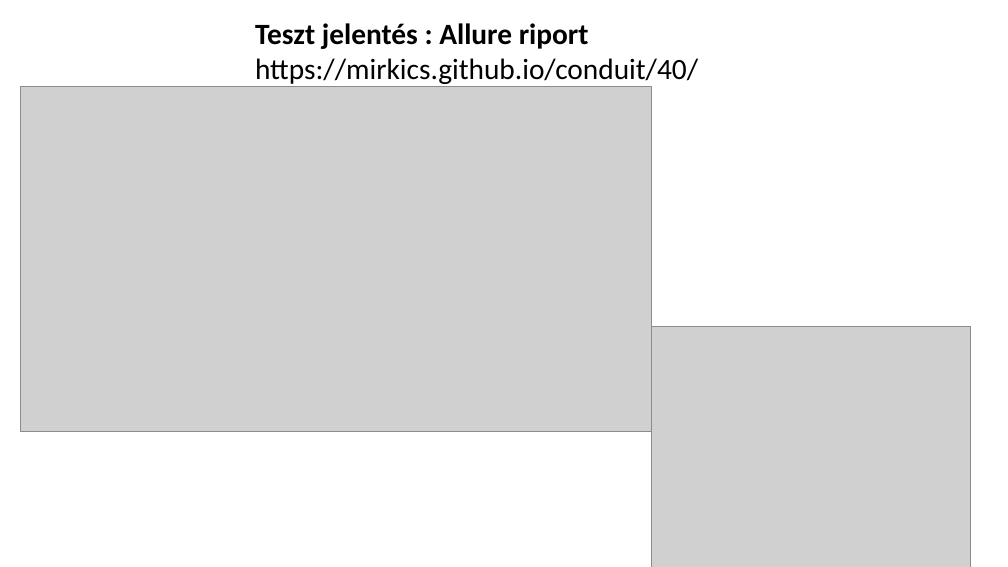
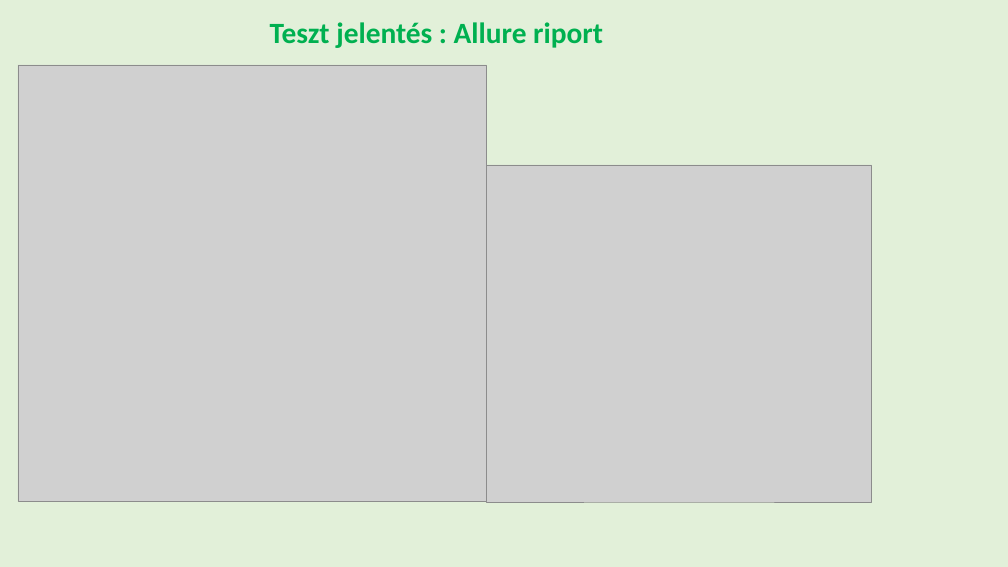
Before and after one commit to Mirkics/conduit, a slide deck: slide 4 of docs/Presentation_Conduit_Opre_Erika.pptx. Drawn at 1008x567 pixels with LibreOffice and Linux fonts; fonts in the diff are those of the drawing; grey boxes stand for pictures. Boxes give left, top, right and bottom in pixels: in the first picture for what was removed or moved away, otherwise in the second. Text is boxed around its words. In the diff, an @@ line names an element or a change of style, - is before the commit and + after.

```diff
--- a/docs/Presentation_Conduit_Opre_Erika.pptx
+++ b/docs/Presentation_Conduit_Opre_Erika.pptx
@@ background #FFFFFF to #E2F0D9 @@
@@ text "Teszt jelentés : Allure riport": place and size @@
-text "Teszt jelentés : Allure riport" at bbox=[255, 23, 698, 84]
+text "Teszt jelentés : Allure riport" at bbox=[270, 22, 603, 48]
@@ text "Teszt jelentés : Allure riport" at bbox=[270, 22, 603, 48]: text colour #000000 to #00B050 @@
@@ text at bbox=[255, 58, 698, 84]: paragraph removed @@
-https://mirkics.github.io/conduit/40/
@@ picture: place and size @@
-picture at bbox=[20, 87, 652, 432]
+picture at bbox=[18, 65, 487, 501]
@@ picture added at bbox=[487, 165, 872, 502] @@
@@ picture removed at bbox=[652, 327, 971, 567] @@
```
Also in this commit, not shown: 4 other slides changed.
